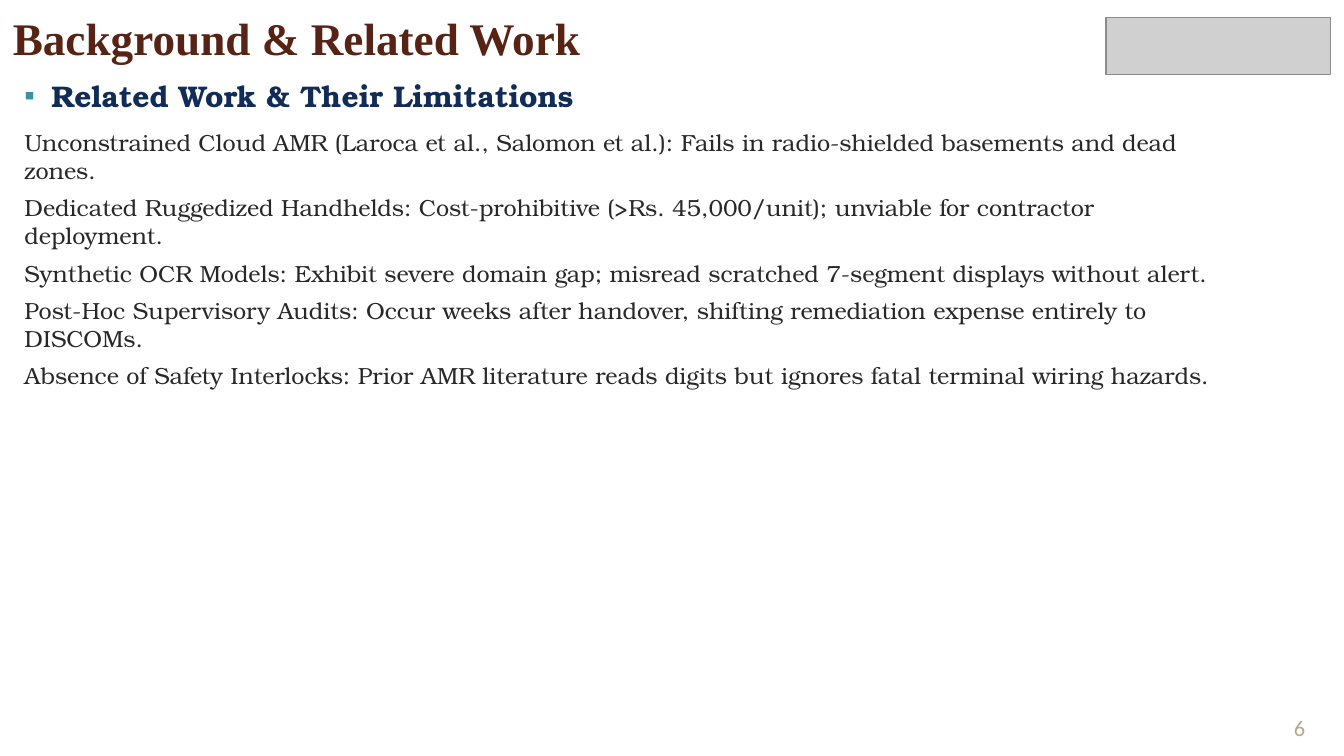
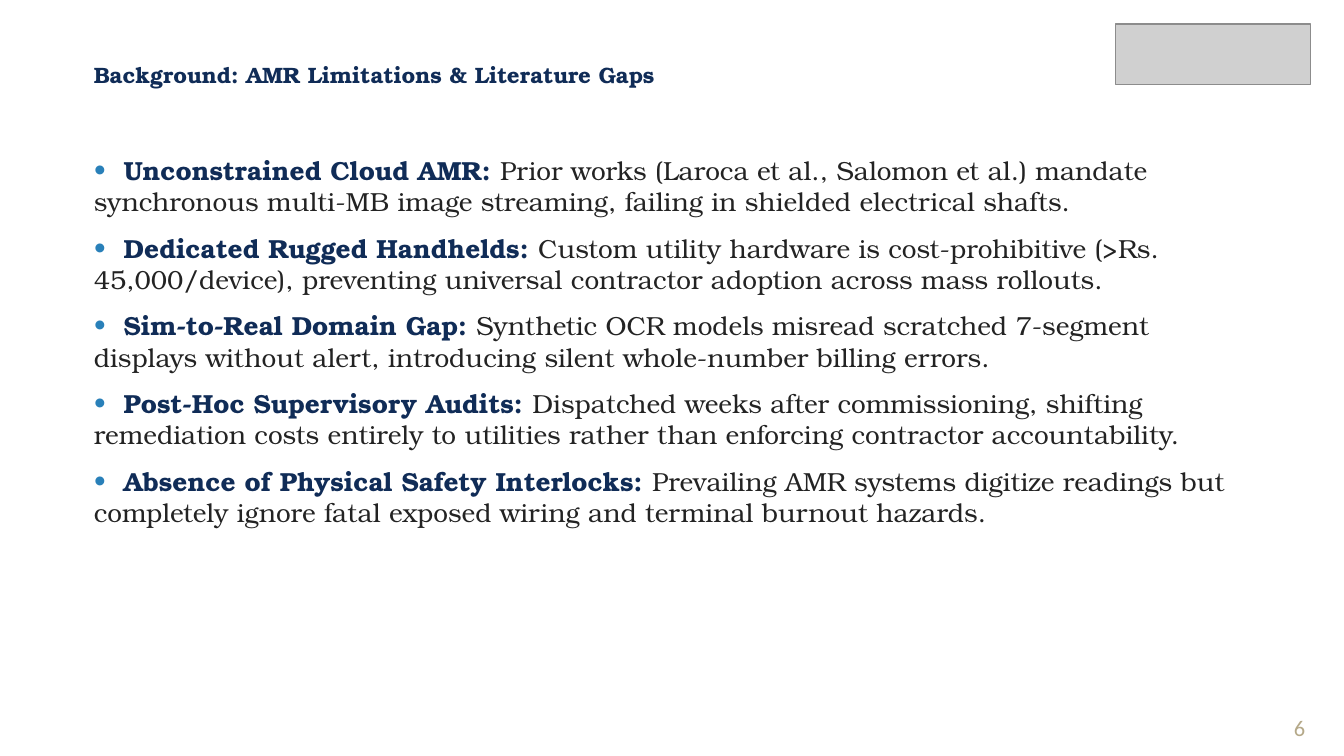
Before and after one commit to frankmathewsajan/psychic-spark, a slide deck: slide 6 of docs/presentation/Capstone_Final_Review_Presentation.pptx. Drawn at 1344x756 pixels with LibreOffice and Linux fonts; fonts in the diff are those of the drawing; grey boxes stand for pictures; background and template pictures are left out. Boxes give left, top, right and bottom in pixels: in the first picture for what was removed or moved away, otherwise in the second. Text is boxed around its words. In the diff, an @@ line names an element or a change of style, - is before the commit and + after.

Commit message:
fix(presentation-report): diagonal logo scaling, uniform bullets, abbreviations split, and layout perfection

```diff
--- a/docs/presentation/Capstone_Final_Review_Presentation.pptx
+++ b/docs/presentation/Capstone_Final_Review_Presentation.pptx
@@ picture: place and size @@
-picture at (1106, 17, 1331, 74)
+picture at (1116, 24, 1310, 85)
@@ text at (94, 66, 655, 89): text changed; size 24.2 to 11.9 pt; font Times New Roman to TeX Gyre Bonum; text colour #572314 to #102C57 @@
-Background & Related Work
+Background: AMR Limitations & Literature Gaps
@@ text at (94, 160, 1225, 529): text changed; size 12.5 to 14 pt; text colour #282828 to #232323 @@
-▪ Related Work & Their Limitations
-Unconstrained Cloud AMR (Laroca et al., Salomon et al.): Fails in radio-shielded basements and dead zones.
-Dedicated Ruggedized Handhelds: Cost-prohibitive (>Rs. 45,000/unit); unviable for contractor deployment.
-Synthetic OCR Models: Exhibit severe domain gap; misread scratched 7-segment displays without alert.
-Post-Hoc Supervisory Audits: Occur weeks after handover, shifting remediation expense entirely to DISCOMs.
-Absence of Safety Interlocks: Prior AMR literature reads digits but ignores fatal terminal wiring hazards.
+• Unconstrained Cloud AMR: Prior works (Laroca et al., Salomon et al.) mandate synchronous multi-MB image streaming, failing in shielded electrical shafts.
+• Dedicated Rugged Handhelds: Custom utility hardware is cost-prohibitive (>Rs. 45,000/device), preventing universal contractor adoption across mass rollouts.
+• Sim-to-Real Domain Gap: Synthetic OCR models misread scratched 7-segment displays without alert, introducing silent whole-number billing errors.
+• Post-Hoc Supervisory Audits: Dispatched weeks after commissioning, shifting remediation costs entirely to utilities rather than enforcing contractor accountability.
+• Absence of Physical Safety Interlocks: Prevailing AMR systems digitize readings but completely ignore fatal exposed wiring and terminal burnout hazards.
```
Also in this commit, not shown: 15 other slides changed, 4 other files.
